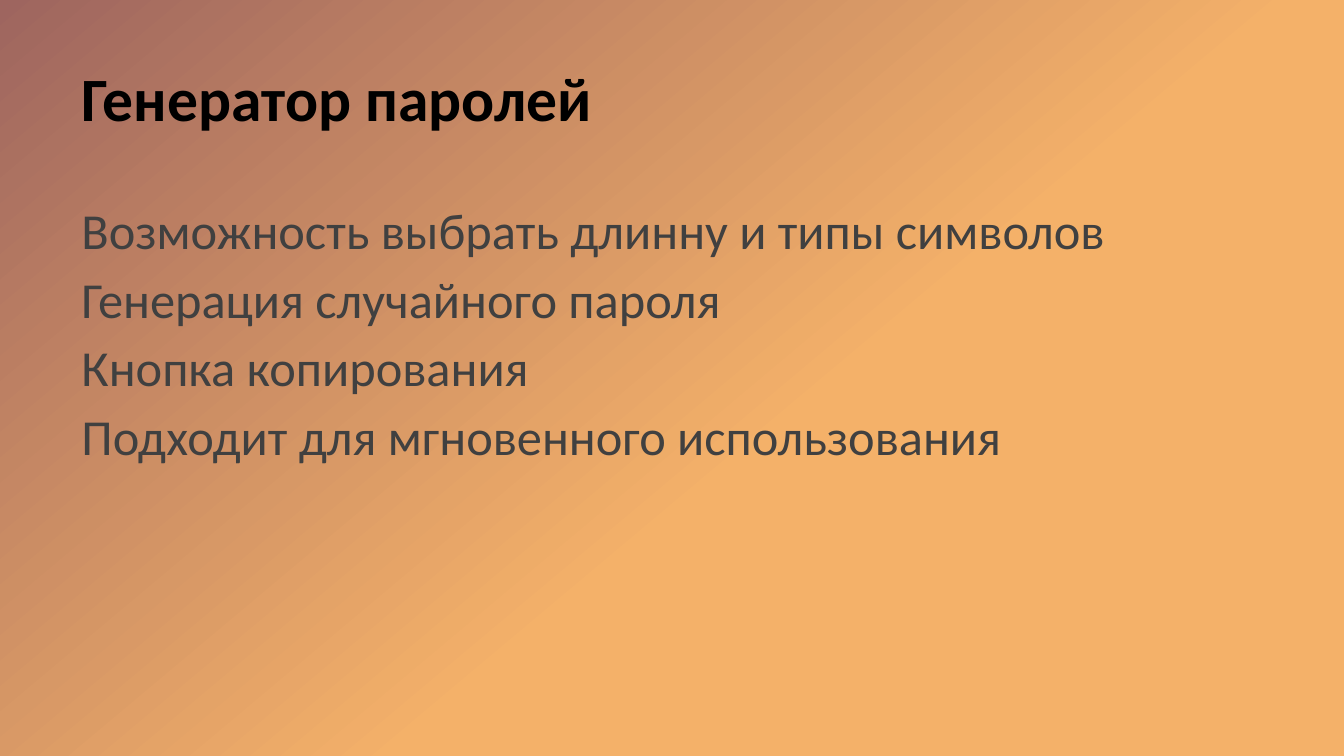
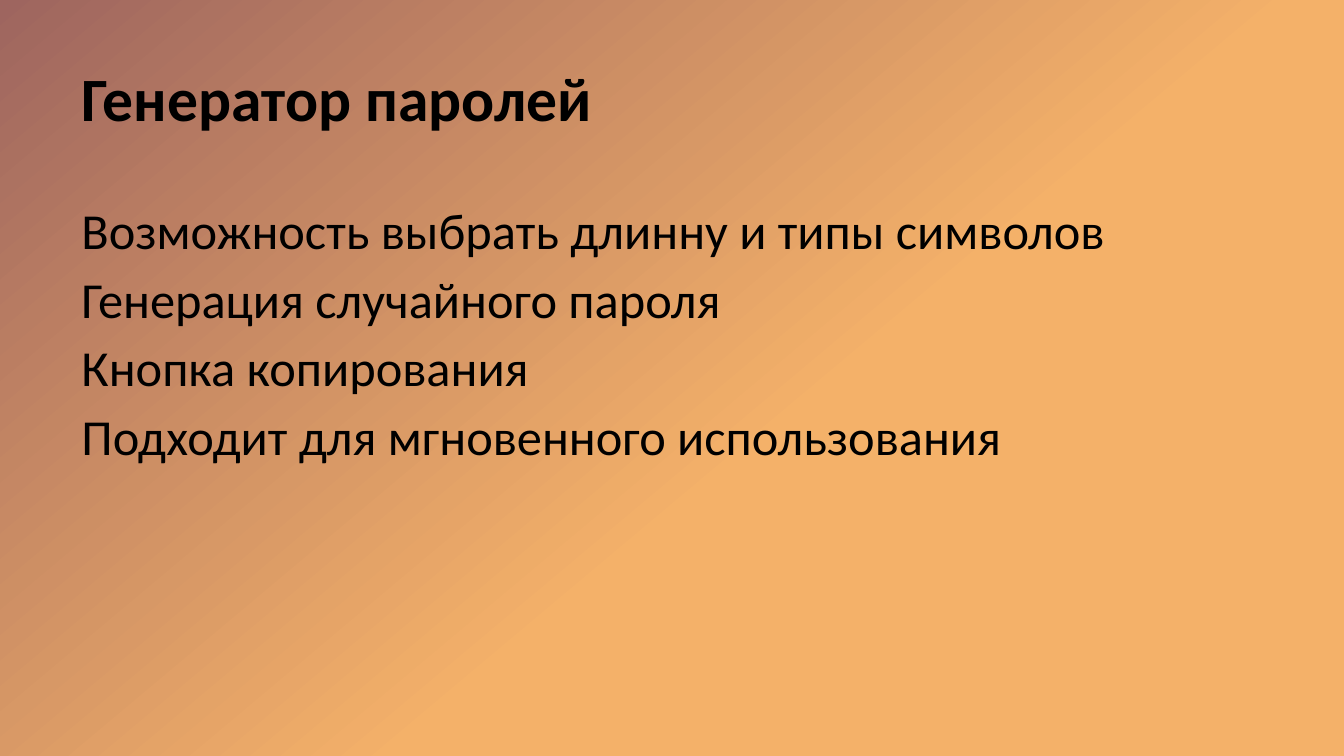
Before and after one commit to andretabunov/check_your_password, a slide deck: slide 7 of Презентация 1.pptx. Drawn at 1344x756 pixels with LibreOffice and Linux fonts; fonts in the diff are those of the drawing. Boxes give left, top, right and bottom in pixels: in the first picture for what was removed or moved away, otherwise in the second. Text is boxed around its words. In the diff, an @@ line names an element or a change of style, - is before the commit and + after.

```diff
--- a/Презентация 1.pptx
+++ b/Презентация 1.pptx
@@ text "Возможность выбрать длинну и типы ..." at (81,214,1105,464): text colour #404040 to #000000 @@
```
Also in this commit, not shown: 8 other slides changed.
